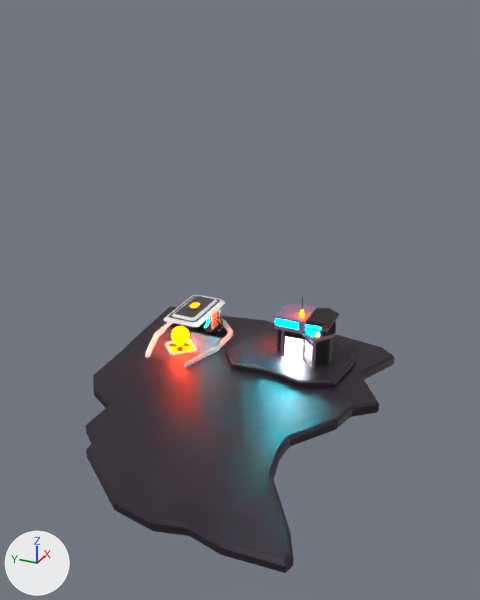
Renders of the Blender file Gliding Blends/Spider Island Level 1.blend from each side of a commit.
Before and after are seen from a 50 mm camera at (-82.3, -40.3, 61.3) aimed at (0.1, -3.2, 20.1). Lighting does not change. The marker at lower left points along +X, +Y and +Z.

Objects in the first picture: 'Charging Station', 'Cube', 'Island', 'Small Building 1'.
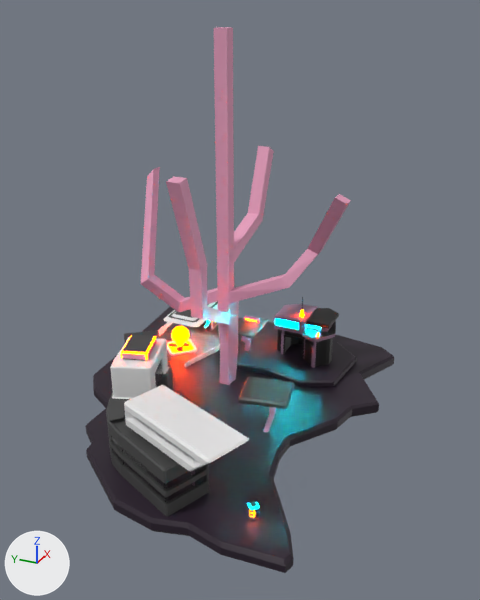
Where the change shows, as pixel boxes (x1, y1, x2, y2) in the pictures (480 x 600 px):
'Big Tree', added (pink): after (141, 27, 351, 385)
'Big Bulding', added: after (106, 337, 249, 516)
'Tree 3', added: after (238, 377, 294, 432)
'Sideways Box', added: after (121, 334, 157, 361)
'Tree 1', added (pink): after (238, 316, 268, 351)
'Cube', deleted: before (285, 337, 303, 358)
'Spawner', added: after (248, 501, 259, 521)
'Tree 2', added: after (124, 330, 160, 343)
'Rectangle Box', added: after (244, 315, 260, 324)

The change in detail:
Material 'Tree Stem' (mat_tree_stem) is new.
Its base color is (0.8, 0.349, 0.514) (pink #e79fbe).
Material 'Tree Top' (mat_tree_top) is new.
Its base color is (0.0445, 0.0404, 0.0427) (black #3c393a).
Mesh me_cube_005_1 is new.
It has 538 vertices, 1014 faces and spans x -0.59..0.59, y -0.59..0.59, z -0.49..1.79.
Faces by material slot: [8, 38, 960, 8].
It uses material mat_glass_001.
It uses material mat_body (black #444444).
It uses material mat_glow_orange (orange #ff3700).
It uses material mat_glow_blue_001 (cyan #00e0ff).
Mesh me_cube_013 is new.
It has 32 vertices, 34 faces and spans x -2.78..2.78, y -1.93..2.02, z -0.67..0.67.
Faces by material slot: [13, 9, 12].
It uses material mat_tree_stem (pink #e79fbe).
It uses material mat_body (black #444444).
It uses material mat_glow_orange (orange #ff3700).
Mesh me_cube_017 is new.
It has 1413 vertices, 1328 faces and spans x -3.6..12.3, y -15.6..15.4, z -4.3..8.2.
Faces by material slot: [940, 70, 79, 70, 169].
It uses material mat_body (black #444444).
It uses material mat_top (purple #92748d).
It uses material mat_glass.
It uses material mat_glow_blue (cyan #00e0ff).
It uses material mat_secondary_body (white #e7e7e7).
Mesh me_cube_010 is new.
It has 60 vertices, 62 faces and spans x -1.54..1.54, y -0.41..0.41, z -0.41..0.41.
Faces by material slot: [52, 2, 8].
It uses material mat_tree_stem (pink #e79fbe).
It uses material mat_glow_orange (orange #ff3700).
It uses material mat_body (black #444444).
Mesh me_cube_009 is new.
It has 88 vertices, 86 faces and spans x -15.5..14.6, y -19.7..17.9, z -4.7..53.1.
It uses material mat_tree_stem (pink #e79fbe).
Mesh me_cube_007 is new.
It has 96 vertices, 100 faces and spans x -18.1..1.5, y -9.2..14.6, z -1.0..21.4.
Faces by material slot: [74, 26].
It uses material mat_tree_stem (pink #e79fbe).
It uses material mat_tree_top (black #3c393a).
Mesh me_cube_006 is new.
It has 96 vertices, 100 faces and spans x -8.3..11.6, y -9.5..9.5, z -1.0..21.4.
Faces by material slot: [74, 26].
It uses material mat_tree_stem (pink #e79fbe).
It uses material mat_tree_top (black #3c393a).
Mesh me_cube_004 is new.
It has 96 vertices, 100 faces and spans x -8.7..9.0, y -5.1..6.3, z -1.0..16.5.
Faces by material slot: [74, 26].
It uses material mat_tree_stem (pink #e79fbe).
It uses material mat_tree_top (black #3c393a).
Object 'Cube' (ob_cube) is deleted.
Object 'Spawner' (ob_spawner) is new; it shows me_cube_005_1.
Its location is (-21.9, -15.0, 1.6).
Its rotation in degrees is (0, 0, -48).
Object 'Sideways Box' (ob_sideways_box) is new; it shows me_cube_013.
Its location is (-9.5, 8.7, 14.2).
Its rotation in degrees is (0, 0, 16).
Object 'Big Bulding' (ob_big_bulding) is new; it shows me_cube_017.
Its location is (-19.3, 2.3, 5.4).
Its rotation in degrees is (0, 0, -23).
Object 'Rectangle Box' (ob_rectangle_box) is new; it shows me_cube_010.
Its location is (17.5, 2.3, 7.9).
Its rotation in degrees is (0, 0, -91).
Object 'Big Tree' (ob_big_tree) is new; it shows me_cube_009.
Its location is (6.5, 2.2, 4.3).
Object 'Tree 2' (ob_tree_2) is new; it shows me_cube_007.
Its location is (2.1, 19.4, 1.4).
Its rotation in degrees is (0, 0, 109).
Its scale is (0.412, 0.402, 0.299).
Object 'Tree 3' (ob_tree_3) is new; it shows me_cube_006.
Its location is (-2.7, -9.6, 1.4).
Its rotation in degrees is (0, 0, 109).
Its scale is (0.412, 0.402, 0.299).
Object 'Tree 1' (ob_tree_1) is new; it shows me_cube_004.
Its location is (16.0, 2.0, 2.6).
Its scale is (0.412, 0.402, 0.299).
